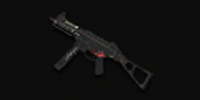
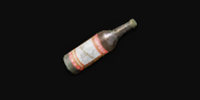
Two versions of the same layered image (w=200, h=100). Layer-by-layer changes:
added group "medicine" with 6 layers above "ammo" over (x1=48, y1=10, x2=154, y2=94)
added layer "vodka" in group "medicine" over (x1=48, y1=10, x2=151, y2=94)
hid group "weapons" (8 layers) over (x1=48, y1=10, x2=154, y2=94)
